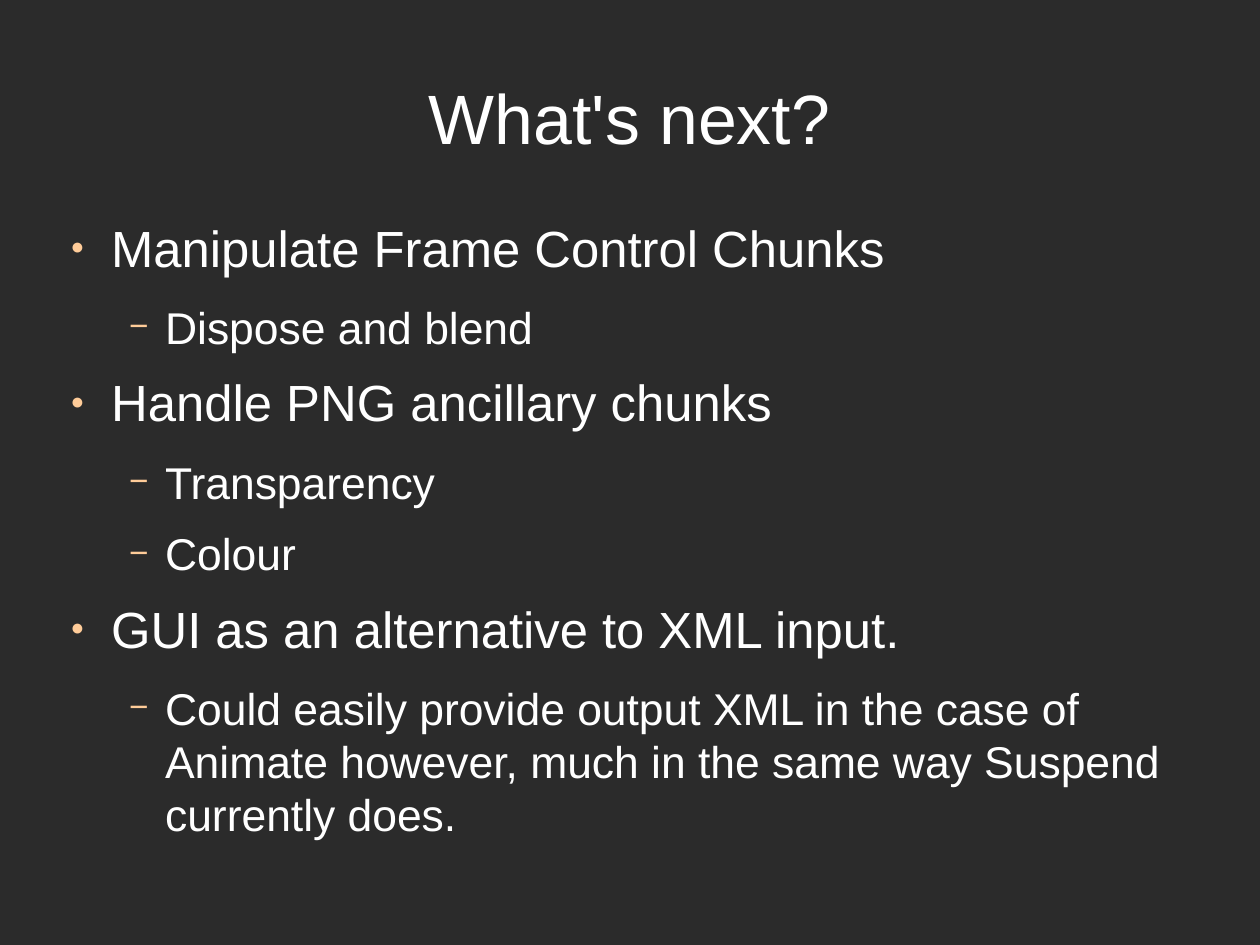
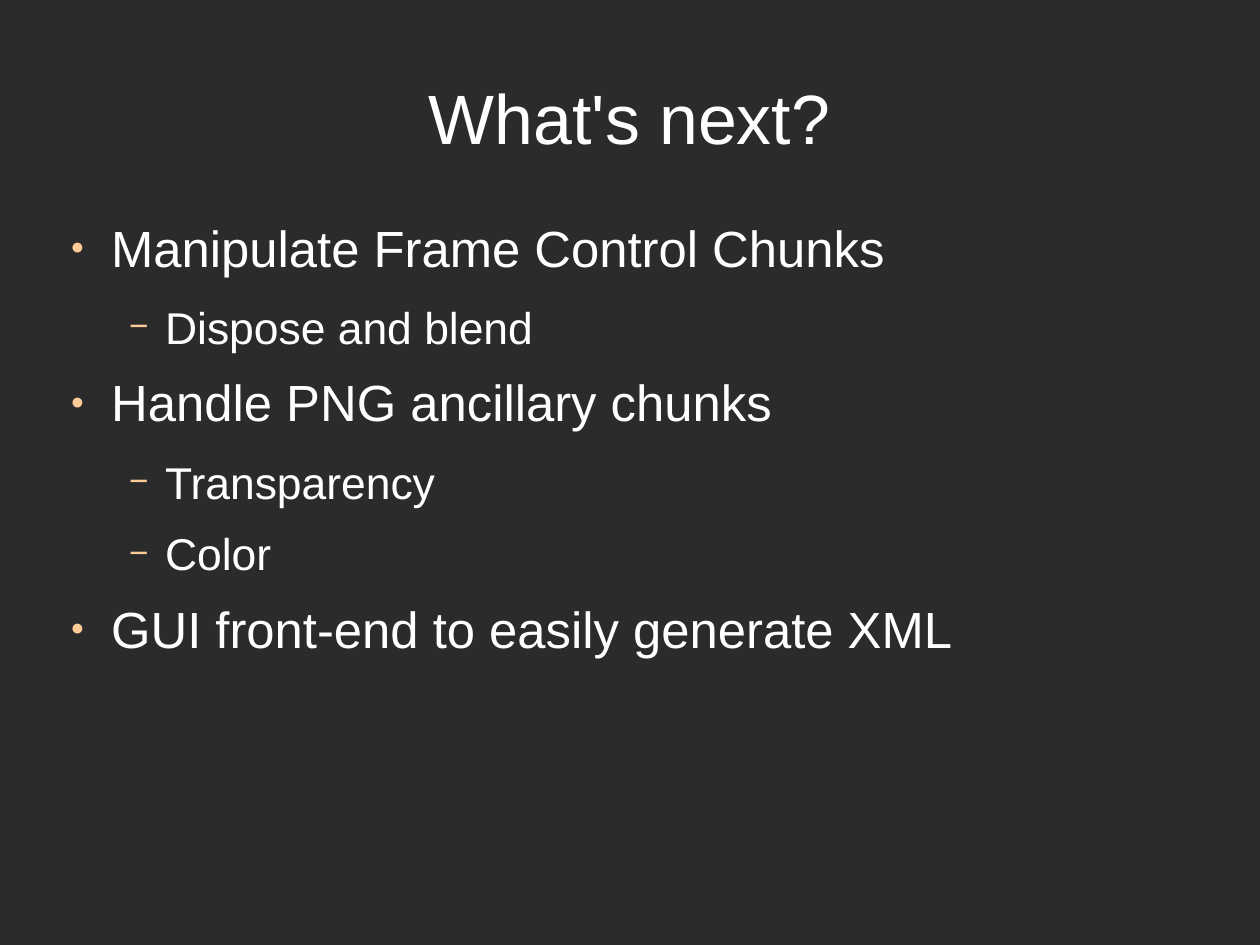
Before and after one commit to directrix1/se2, a slide deck: slide 19 of wip/SE2Presentation.odp (slide 20 before the commit). Drawn at 1260x945 pixels with LibreOffice and Linux fonts; fonts in the diff are those of the drawing; background and template pictures are left out; a plain dark background stands for a picture behind light text. Boxes give left, top, right and bottom in pixels: in the first picture for what was removed or moved away, otherwise in the second. Text is boxed around its words. In the diff, an @@ line names an element or a change of style, - is before the commit and + after.

```diff
--- a/wip/SE2Presentation.odp
+++ b/wip/SE2Presentation.odp
@@ text at (x1=111, y1=537, x2=952, y2=658): text changed; size 28 to 32 pt @@
-  − Colour
-● GUI as an alternative to XML input.
-  − Could easily provide output XML in the case of Animate however, much in the same way Suspend currently does.
+  − Color
+● GUI front-end to easily generate XML
```
Also in this commit, not shown: 3 other slides changed, 1 slide removed.
